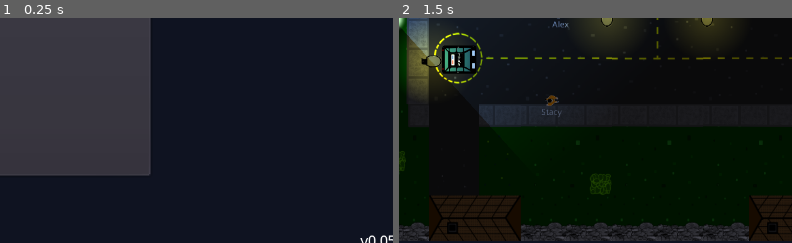
Above: before the commit, frames 1-2 (left to right).
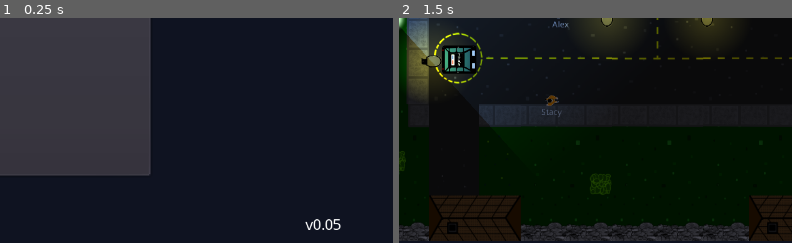
Above: after the commit, the same moments.

Repository: FugitiveTheGame/Fugitive
Game: Godot game, scene res://screens/mainmenu/MainMenu.tscn
Two runs of this game, one before a commit and one after it. Both use one fixed random seed, a clock stepped at 60 frames per second and the inputs below.
Inputs (mouse positions are % of the whole screen's width and height, from its top left):
- Up to frame 1 (0.25 s): no input
- Up to frame 2 (1.5 s): click (49, 37) at 0.52 s; type "Alex" at 0.6 s; click "DEBUG" at 1.25 s
The pictures show only the part of the screen within x 50-100%, y 50-100%; the shares and areas given below are measured in that part.

The runs differ from the first frame. In frame 1, 0.4% of the frame differs, in the area x 77-100%, y 89-100%; in frame 2, nothing differs.
Error in both runs: Invalid get index '0' (on base: 'Dictionary'). (res://global/Network.gd:34)

Commit message:
Version moved

Diff:
--- a/screens/mainmenu/MainMenu.tscn
+++ b/screens/mainmenu/MainMenu.tscn
@@ -163,7 +163,6 @@
 text = "0"
 
 [node name="JoinGameDialog" type="WindowDialog" parent="."]
-visible = true
 anchor_left = 0.5
 anchor_right = 0.5
 margin_left = -227.5
@@ -234,11 +233,14 @@
 anchor_top = 1.0
 anchor_right = 1.0
 anchor_bottom = 1.0
-margin_left = -52.0
-margin_top = -14.0
+margin_left = -140.0
+margin_top = -40.0
+margin_right = -52.0
+margin_bottom = -15.0
+rect_pivot_offset = Vector2( 90, 30 )
 text = "Version:"
 __meta__ = {
-"_edit_use_anchors_": false
+"_edit_use_anchors_": true
 }
 
 [node name="DebugButton" type="Button" parent="."]
